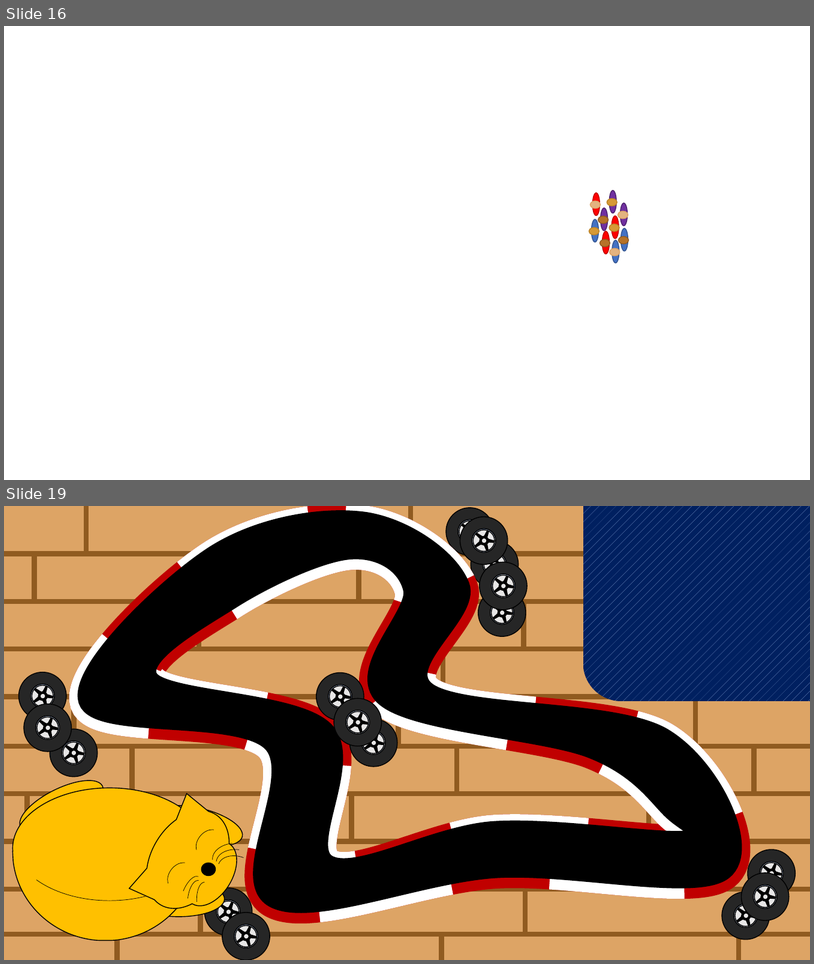
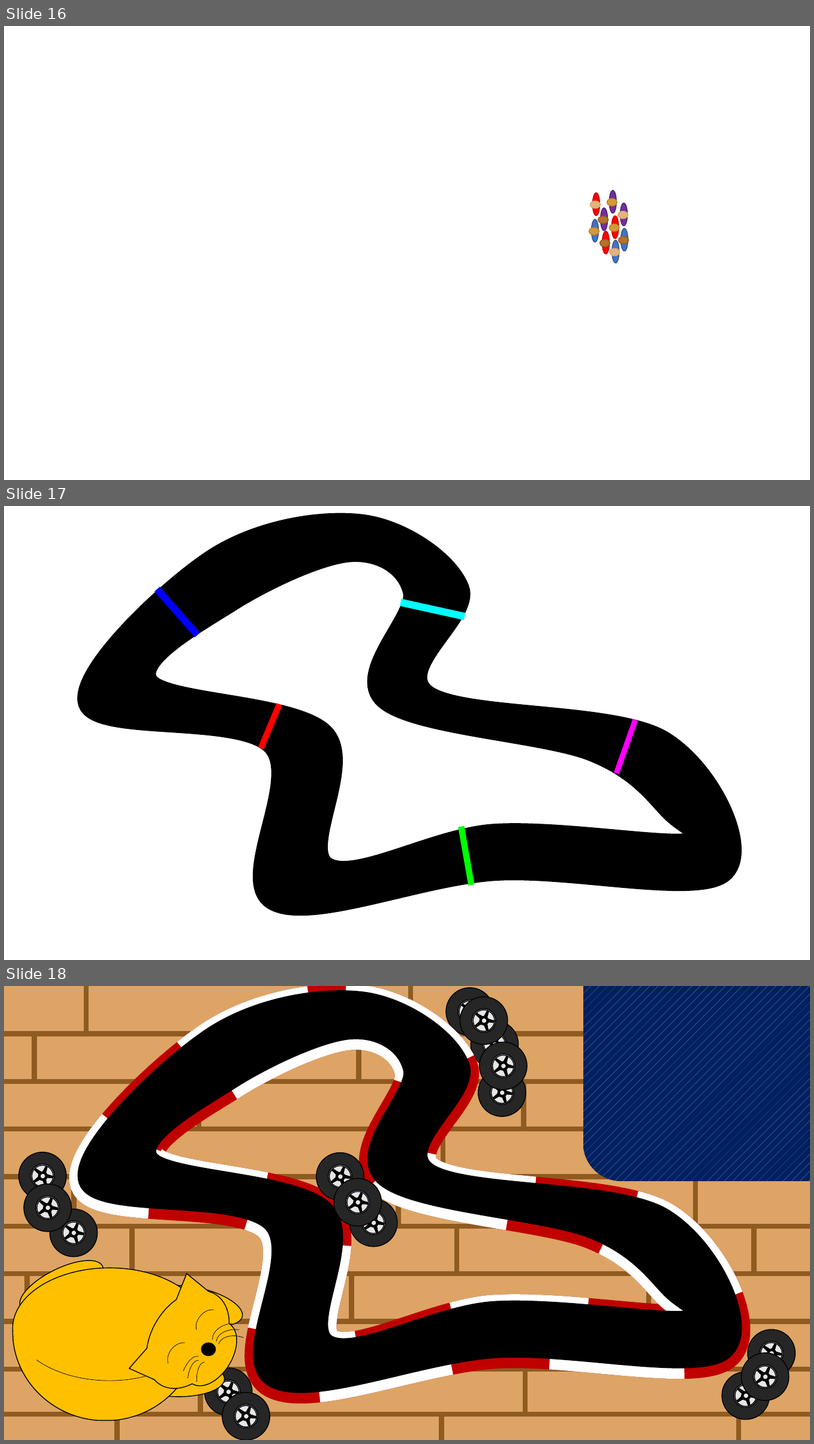
Before and after one commit to Buildasaurus/Genetic-Racing-Car, a slide deck: Racerbane og bil.pptx. Shown one above the other, each under a label of ours: slides 16 and 19 before the commit, slides 16, 17 and 18 after it; the slides between them are not shown. The pictures are 814x964 and 814x1444 pixels, drawn with LibreOffice and Linux fonts; fonts in the diff are those of the drawing. Boxes give left, top, right and bottom in pixels: in the first picture for what was removed or moved away, otherwise in the second. Text is boxed around its words. In the diff, an @@ line names an element or a change of style, - is before the commit and + after.

```diff
--- a/Racerbane og bil.pptx
+++ b/Racerbane og bil.pptx
@@ slide 17 added at [4,506,810,960], background #FFFFFF @@
@@ freeform shape added at [86,522,734,907], fill #000000, outline #000000 20 pt @@
@@ rectangle added at [155,586,200,637], fill #0000FF @@
@@ rectangle added at [400,599,466,620], fill #00FFFF @@
@@ rectangle added at [258,703,282,750], fill #FF0000 @@
@@ rectangle added at [614,719,638,774], fill #FF00FF @@
@@ rectangle added at [459,826,475,885], fill #00FF00 @@
@@ what was slide 19 is now slide 18 @@
```
Also in this commit, not shown: 1 slide removed, 4 other files.
